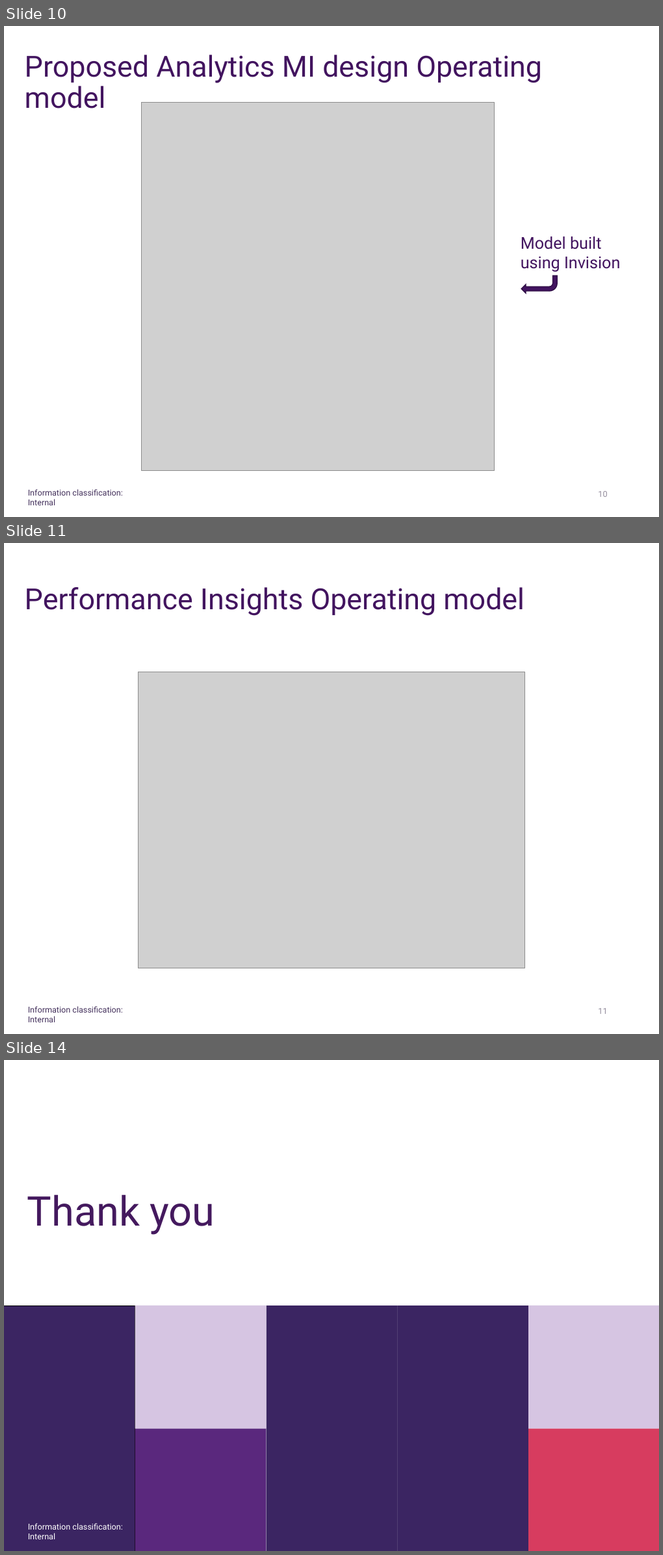
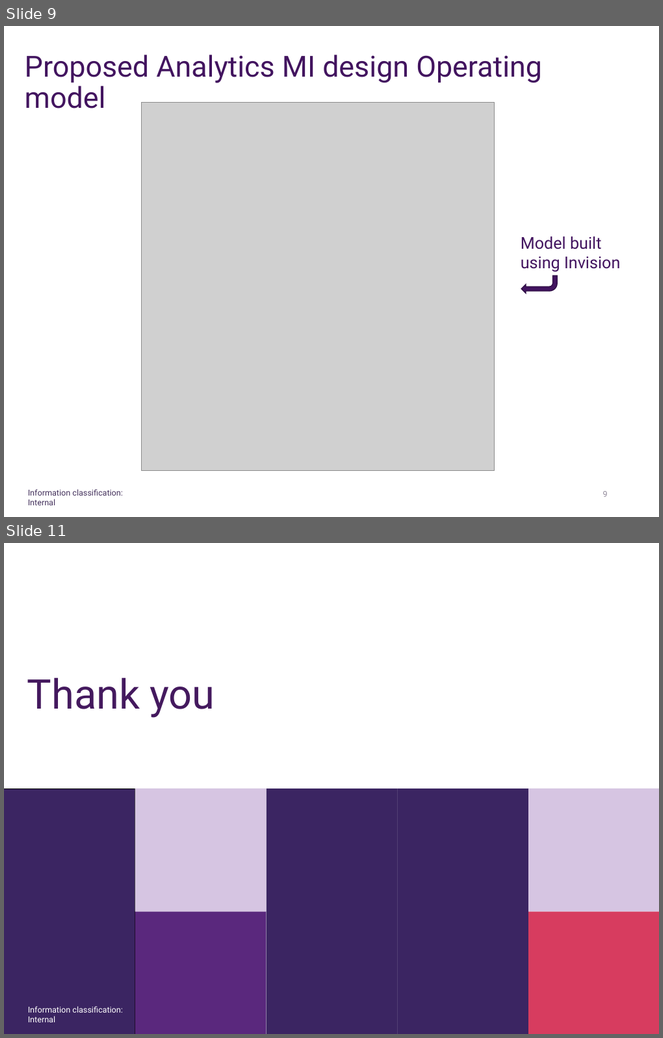
Before and after one commit to saranshbansal/my-mule, a slide deck: Invision Spike for Agile Apps and Analytics MI.pptx. Shown one above the other, each under a label of ours: slides 10, 11 and 14 before the commit, slides 9 and 11 after it; the slides between them are not shown. The pictures are 663x1555 and 663x1038 pixels, drawn with LibreOffice and Linux fonts; fonts in the diff are those of the drawing; grey boxes stand for pictures; background and template pictures are left out. Boxes give left, top, right and bottom in pixels: in the first picture for what was removed or moved away, otherwise in the second. Text is boxed around its words. In the diff, an @@ line names an element or a change of style, - is before the commit and + after.

```diff
--- a/Invision Spike for Agile Apps and Analytics MI.pptx
+++ b/Invision Spike for Agile Apps and Analytics MI.pptx
@@ slide 11 removed at <box>4,543,659,1034</box>, background #FFFFFF; not listed: 1 template element that a slide beside it also shows @@
@@ title removed at <box>25,587,525,616</box> @@
-Performance Insights Operating model
@@ picture removed at <box>139,672,525,969</box> @@
@@ page number removed at <box>598,1008,607,1014</box> @@
-11
@@ what was slide 10 is now slide 9 @@
@@ page number at <box>603,491,608,497</box>: text changed @@
-10
+9
@@ what was slide 14 is now slide 11 @@
```
Also in this commit, not shown: 3 slides changed, 2 other slides removed.
